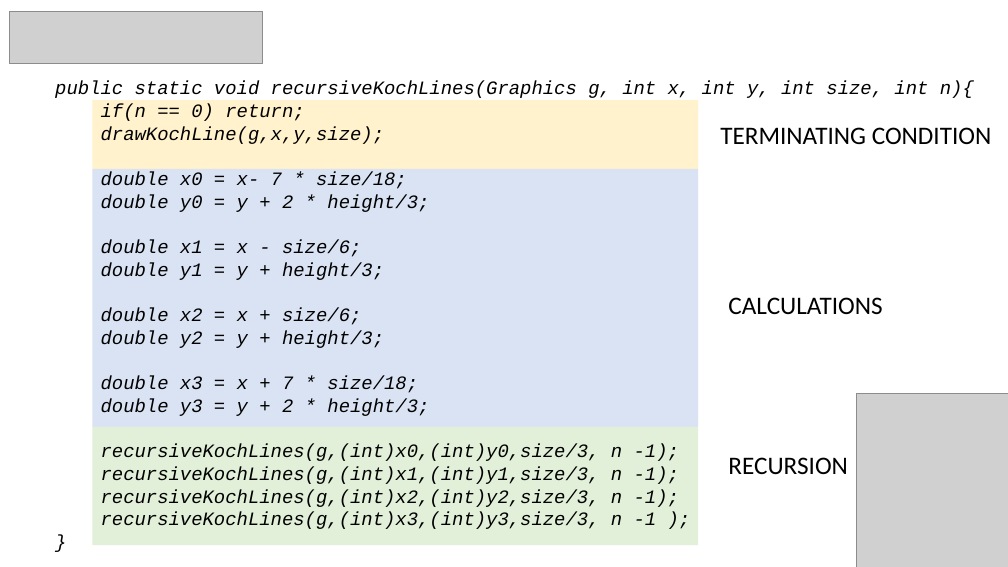
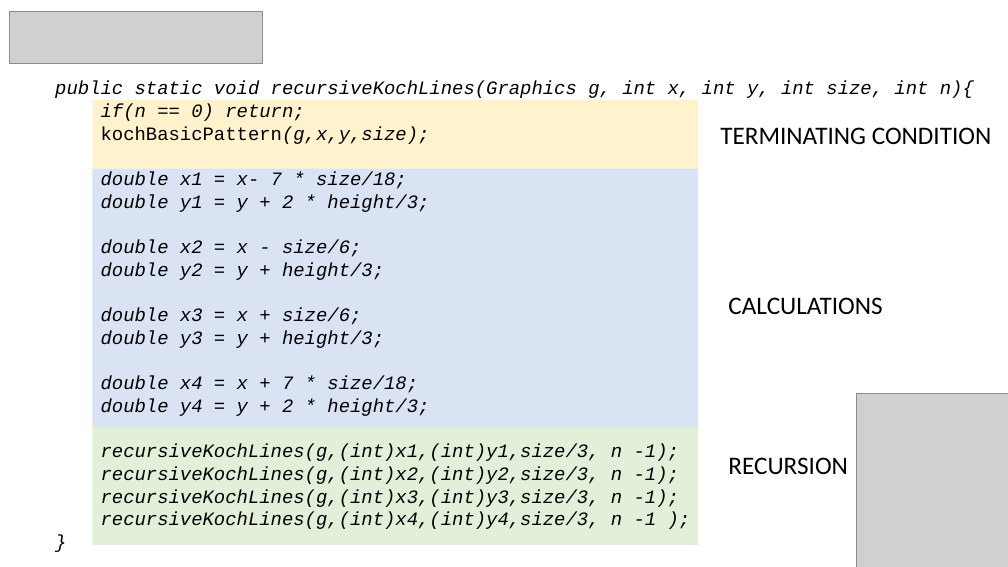
Before and after one commit to green-fox-academy/nguyenannie, a slide deck: slide 11 of week-03/Demo-week03.pptx (slide 10 before the commit). Drawn at 1008x567 pixels with LibreOffice and Linux fonts; fonts in the diff are those of the drawing; grey boxes stand for pictures. Boxes give left, top, right and bottom in pixels: in the first picture for what was removed or moved away, otherwise in the second. Text is boxed around its words. In the diff, an @@ line names an element or a change of style, - is before the commit and + after.

```diff
--- a/week-03/Demo-week03.pptx
+++ b/week-03/Demo-week03.pptx
@@ text at (x1=101, y1=127, x2=430, y2=257): text changed @@
-drawKochLine(g,x,y,size);
-double x0 = x- 7 * size/18;
-double y0 = y + 2 * height/3;
-double x1 = x - size/6;
-double y1 = y + height/3;
-double x2 = x + size/6;
+kochBasicPattern(g,x,y,size);
+double x1 = x- 7 * size/18;
+double y1 = y + 2 * height/3;
+double x2 = x - size/6;
@@ text at (x1=101, y1=308, x2=679, y2=529): text changed @@
-double x3 = x + 7 * size/18;
-double y3 = y + 2 * height/3;
-recursiveKochLines(g,(int)x0,(int)y0,size/3, n -1);
-recursiveKochLines(g,(int)x1,(int)y1,size/3, n -1);
-recursiveKochLines(g,(int)x2,(int)y2,size/3, n -1);
-recursiveKochLines(g,(int)x3,(int)y3,size/3, n -1 );
+double x3 = x + size/6;
+double y3 = y + height/3;
+double x4 = x + 7 * size/18;
+double y4 = y + 2 * height/3;
+recursiveKochLines(g,(int)x1,(int)y1,size/3, n -1);
+recursiveKochLines(g,(int)x2,(int)y2,size/3, n -1);
+recursiveKochLines(g,(int)x3,(int)y3,size/3, n -1);
+recursiveKochLines(g,(int)x4,(int)y4,size/3, n -1 );
```
Also in this commit, not shown: 3 other slides changed, 14 slides added, 5 slides removed, 6 other files.
